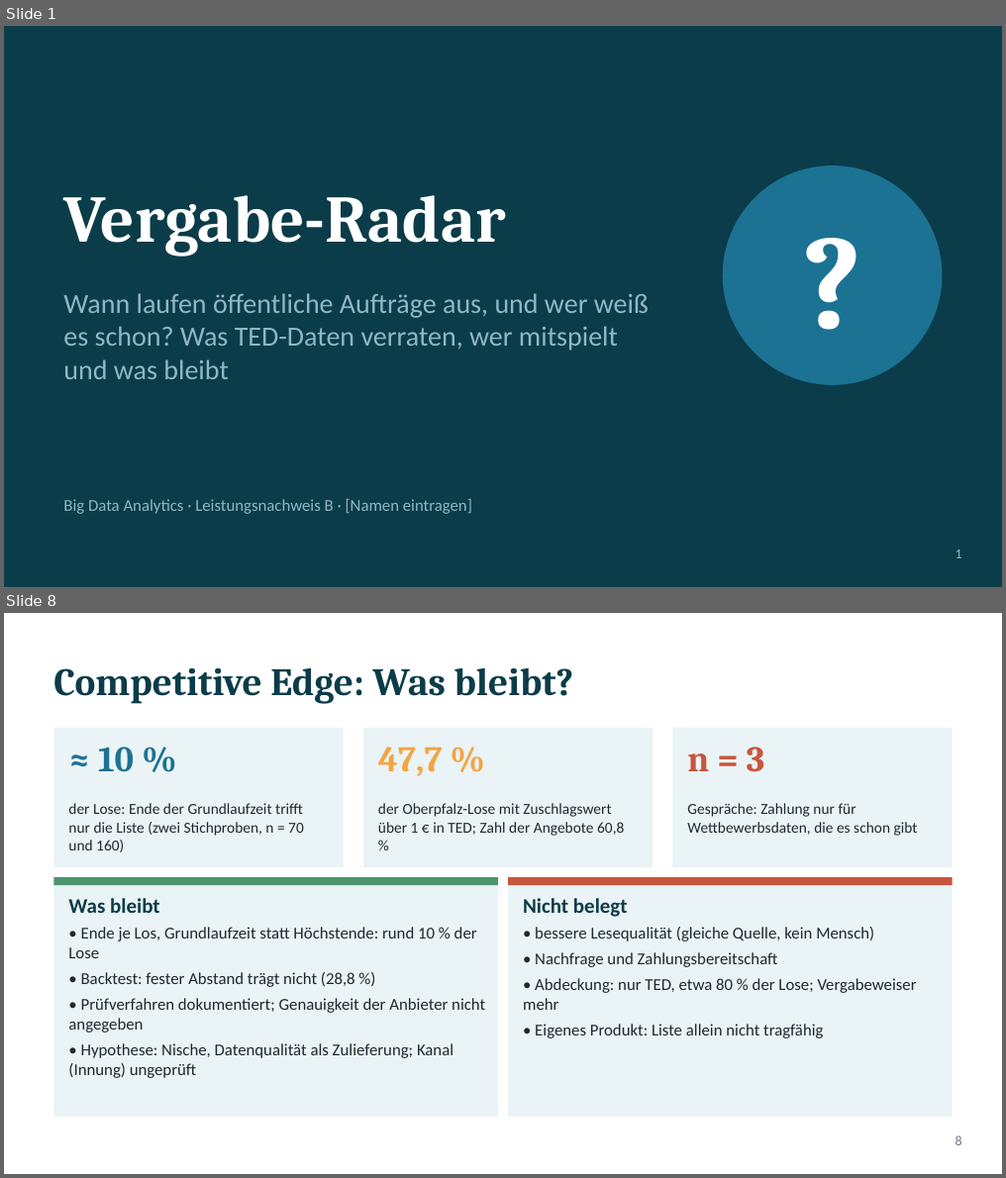
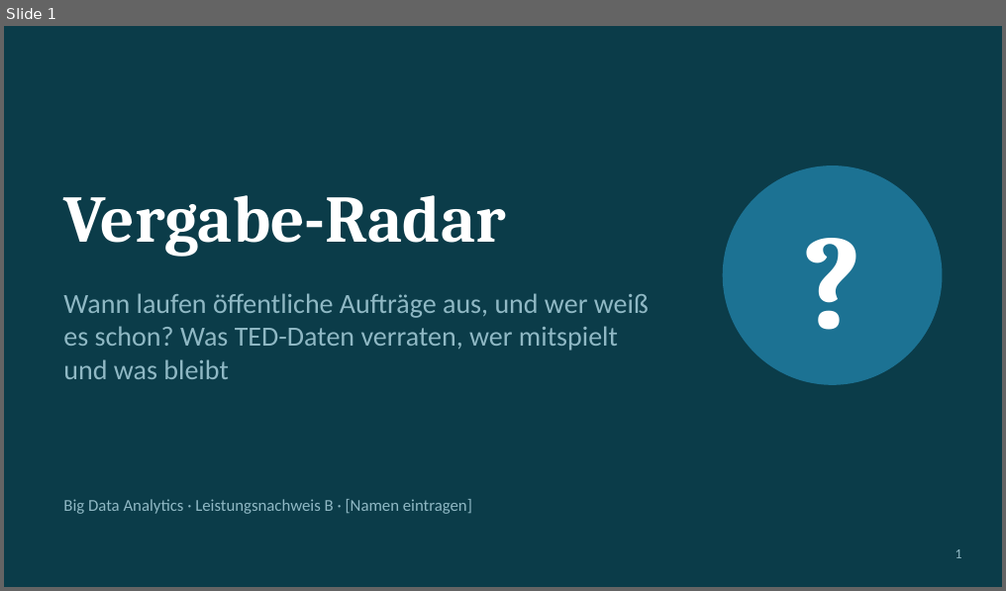
Before and after one commit to ludwigrichthammer9-web/vergabe_radar, a slide deck: docs/vortrag/vortrag_vergabe_radar.pptx. Shown one above the other, each under a label of ours: slides 1 and 8 before the commit, slide 1 after it; the slides between them are not shown. The pictures are 1006x1178 and 1006x591 pixels, drawn with LibreOffice and Linux fonts; fonts in the diff are those of the drawing. Boxes give left, top, right and bottom in pixels: in the first picture for what was removed or moved away, otherwise in the second. Text is boxed around its words. In the diff, an @@ line names an element or a change of style, - is before the commit and + after.

```diff
--- a/docs/vortrag/vortrag_vergabe_radar.pptx
+++ b/docs/vortrag/vortrag_vergabe_radar.pptx
@@ slide 8 removed at (4, 613, 1002, 1174), background #FFFFFF @@
@@ title removed at (54, 667, 574, 704) @@
-Competitive Edge: Was bleibt?
@@ rectangle removed at (54, 728, 344, 867) @@
@@ rectangle removed at (363, 728, 652, 867) @@
@@ rectangle removed at (672, 728, 952, 867) @@
@@ text removed at (98, 747, 134, 772) @@
-≈ 10 %
@@ text removed at (378, 747, 443, 776) @@
-47,7 %
@@ text removed at (687, 747, 764, 772) @@
-n = 3
@@ text removed at (68, 803, 304, 853) @@
-der Lose: Ende der Grundlaufzeit trifft nur die Liste (zwei Stichproben, n = 70 und 160)
@@ text removed at (378, 803, 624, 836) @@
-der Oberpfalz-Lose mit Zuschlagswert über 1 € in TED; Zahl der Angebote 60,8 %
@@ text removed at (687, 803, 918, 836) @@
-Gespräche: Zahlung nur für Wettbewerbsdaten, die es schon gibt
@@ rectangle removed at (54, 877, 498, 1117) @@
@@ rectangle removed at (54, 877, 498, 885) @@
@@ rectangle removed at (508, 877, 952, 1117) @@
@@ rectangle removed at (508, 877, 952, 885) @@
@@ text removed at (68, 898, 485, 1078) @@
-Was bleibt
-• Ende je Los, Grundlaufzeit statt Höchstende: rund 10 % der Lose
-• Backtest: fester Abstand trägt nicht (28,8 %)
-• Prüfverfahren dokumentiert; Genauigkeit der Anbieter nicht angegeben
-• Hypothese: Nische, Datenqualität als Zulieferung; Kanal (Innung) ungeprüft
@@ text removed at (523, 898, 917, 1039) @@
-Nicht belegt
-• bessere Lesequalität (gleiche Quelle, kein Mensch)
-• Nachfrage und Zahlungsbereitschaft
-• Abdeckung: nur TED, etwa 80 % der Lose; Vergabeweiser mehr
-• Eigenes Produkt: Liste allein nicht tragfähig
@@ text removed at (955, 1136, 962, 1146) @@
-8
```
Also in this commit, not shown: 8 slides changed, 3 slides added, 2 other slides removed, 1 other file.
